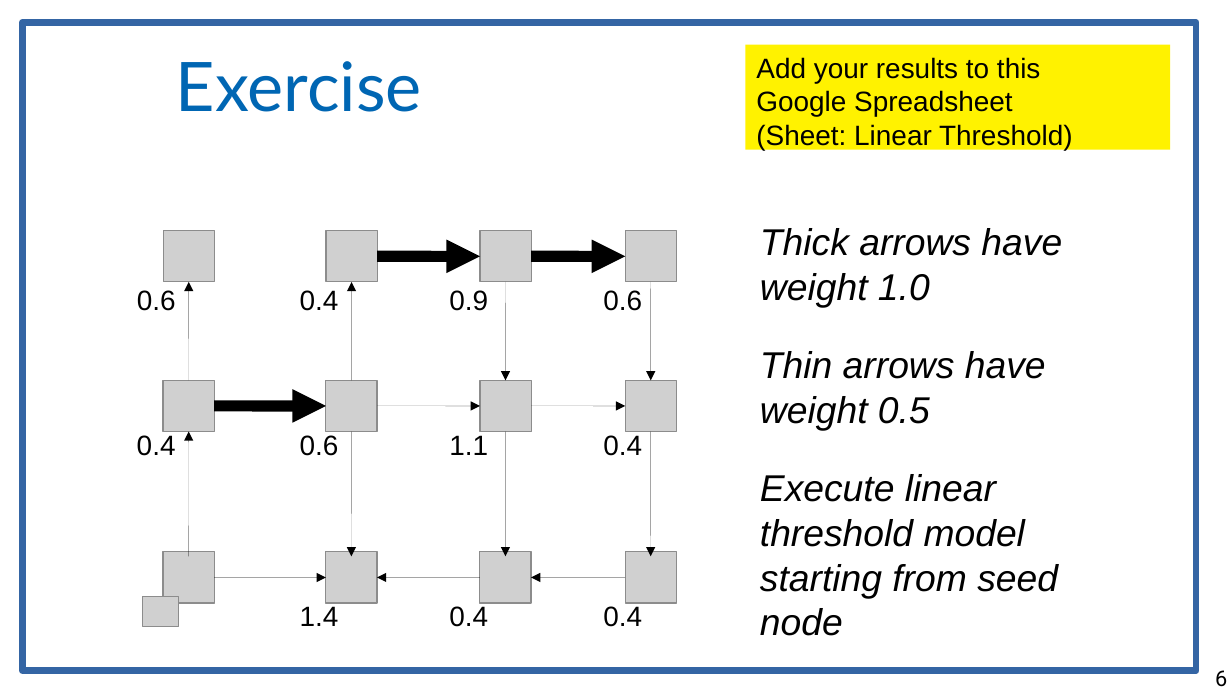
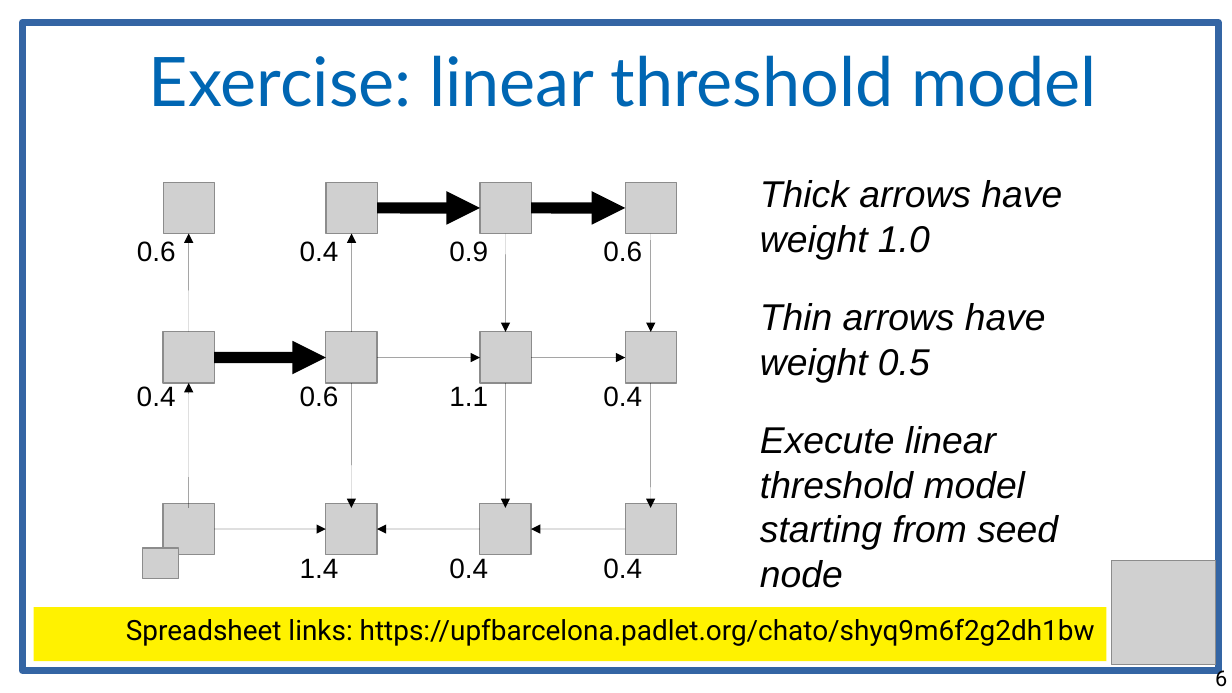
Before and after one commit to chatox/networks-science-course, a slide deck: slide 6 of theory/odp/tt24-models_of_influence.odp. Drawn at 1232x693 pixels with LibreOffice and Linux fonts; fonts in the diff are those of the drawing; grey boxes stand for pictures. Boxes give left, top, right and bottom in pixels: in the first picture for what was removed or moved away, otherwise in the second. Text is boxed around its words. In the diff, an @@ line names an element or a change of style, - is before the commit and + after.

```diff
--- a/theory/odp/tt24-models_of_influence.odp
+++ b/theory/odp/tt24-models_of_influence.odp
@@ rectangle: place and size @@
-rectangle at bbox=[22, 22, 1196, 671]
+rectangle at bbox=[22, 22, 1219, 671]
@@ title at bbox=[149, 55, 1096, 107]: text changed @@
-Exercise
+Exercise: linear threshold model
@@ 16 arrows, 13 pictures, 12 texts: place and size @@
-16 arrows, 13 pictures, 12 texts at bbox=[137, 228, 1062, 636]
+16 arrows, 13 pictures, 12 texts at bbox=[137, 180, 1062, 588]
@@ picture added at bbox=[1111, 560, 1215, 664] @@
@@ rectangle "Spreadsheet links: https://upfbarcelona.padlet.org/chato/shy ...": place and size @@
-rectangle "Spreadsheet links: https://upfbarcelona.padlet.org/chato/shy ..." at bbox=[746, 45, 1171, 150]
+rectangle "Spreadsheet links: https://upfbarcelona.padlet.org/chato/shy ..." at bbox=[34, 607, 1107, 661]
@@ text in rectangle at bbox=[126, 618, 1095, 646]: text changed; font Arial to Roboto @@
-Add your results to this
-Google Spreadsheet
-(Sheet: Linear Threshold)
+Spreadsheet links: https://upfbarcelona.padlet.org/chato/shyq9m6f2g2dh1bw
```
Also in this commit, not shown: 1 other slide changed, 1 slide added, 1 slide removed, 4 other files.
